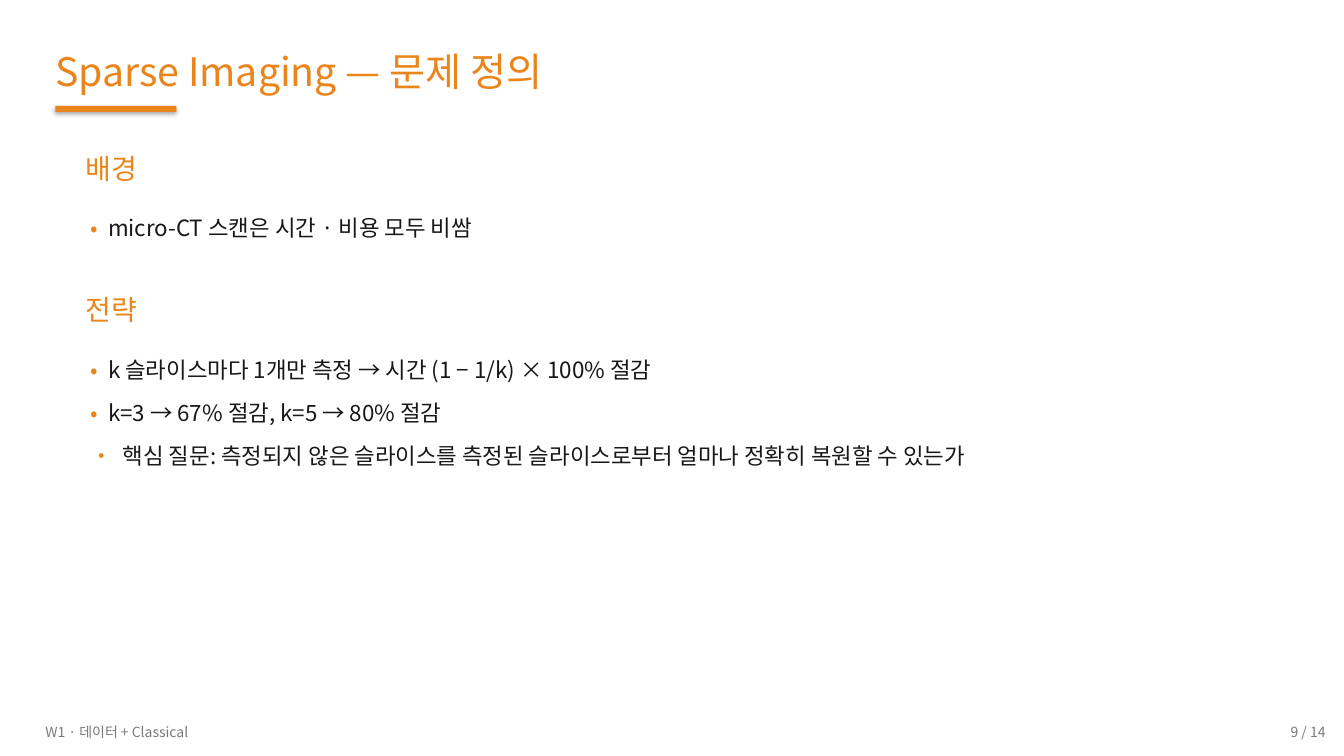
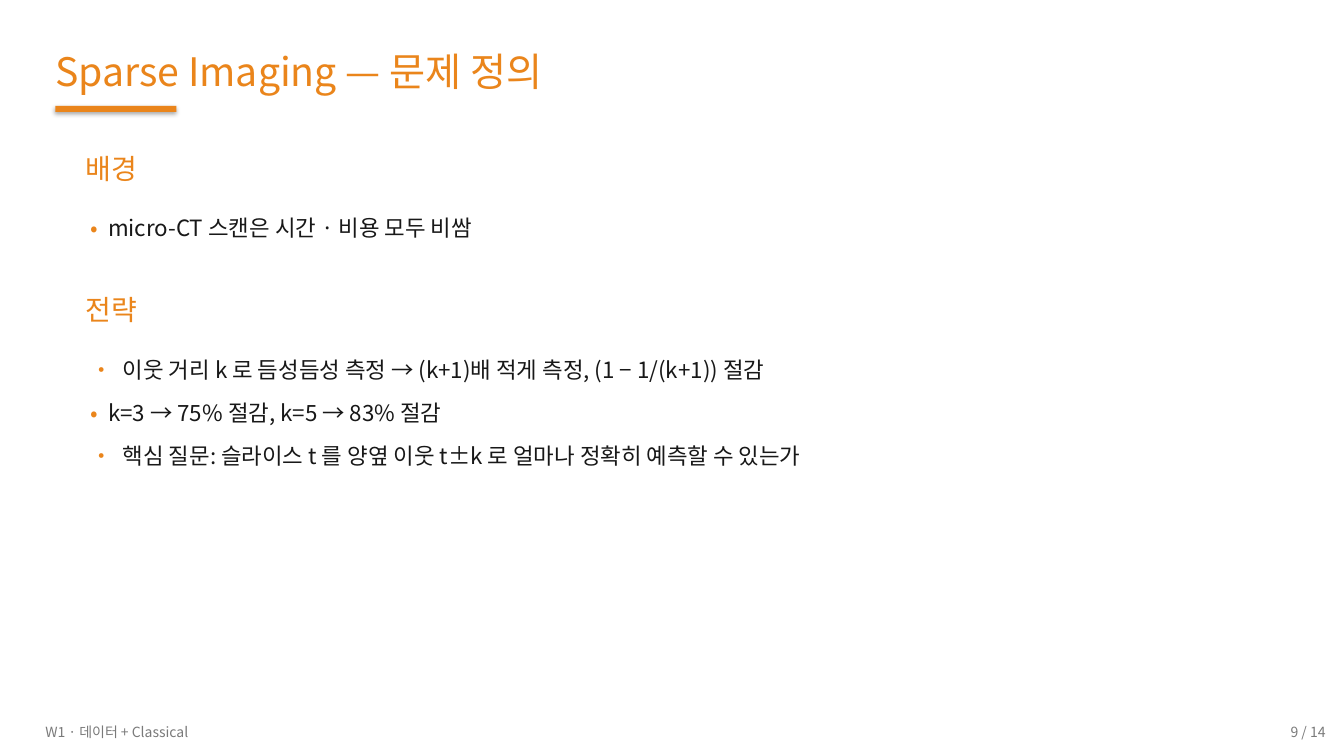
Before and after one commit to 01willy/Digital_rock_DL_Education, a slide deck: slide 9 of web/downloads/shared/w1/W1.pptx. Drawn at 1344x756 pixels with LibreOffice and Linux fonts; fonts in the diff are those of the drawing. Boxes give left, top, right and bottom in pixels: in the first picture for what was removed or moved away, otherwise in the second. Text is boxed around its words. In the diff, an @@ line names an element or a change of style, - is before the commit and + after.

```diff
--- a/web/downloads/shared/w1/W1.pptx
+++ b/web/downloads/shared/w1/W1.pptx
@@ text at (x1=108, y1=359, x2=801, y2=466): text changed @@
-• k 슬라이스마다 1개만 측정 → 시간 (1 − 1/k) × 100% 절감
-• k=3 → 67% 절감, k=5 → 80% 절감
-• 핵심 질문: 측정되지 않은 슬라이스를 측정된 슬라이스로부터 얼마나 정확히 복원할 수 있는가
+• 이웃 거리 k 로 듬성듬성 측정 → (k+1)배 적게 측정, (1 − 1/(k+1)) 절감
+• k=3 → 75% 절감, k=5 → 83% 절감
+• 핵심 질문: 슬라이스 t 를 양옆 이웃 t±k 로 얼마나 정확히 예측할 수 있는가
```
Also in this commit, not shown: 3 other slides changed, 30 other files.
